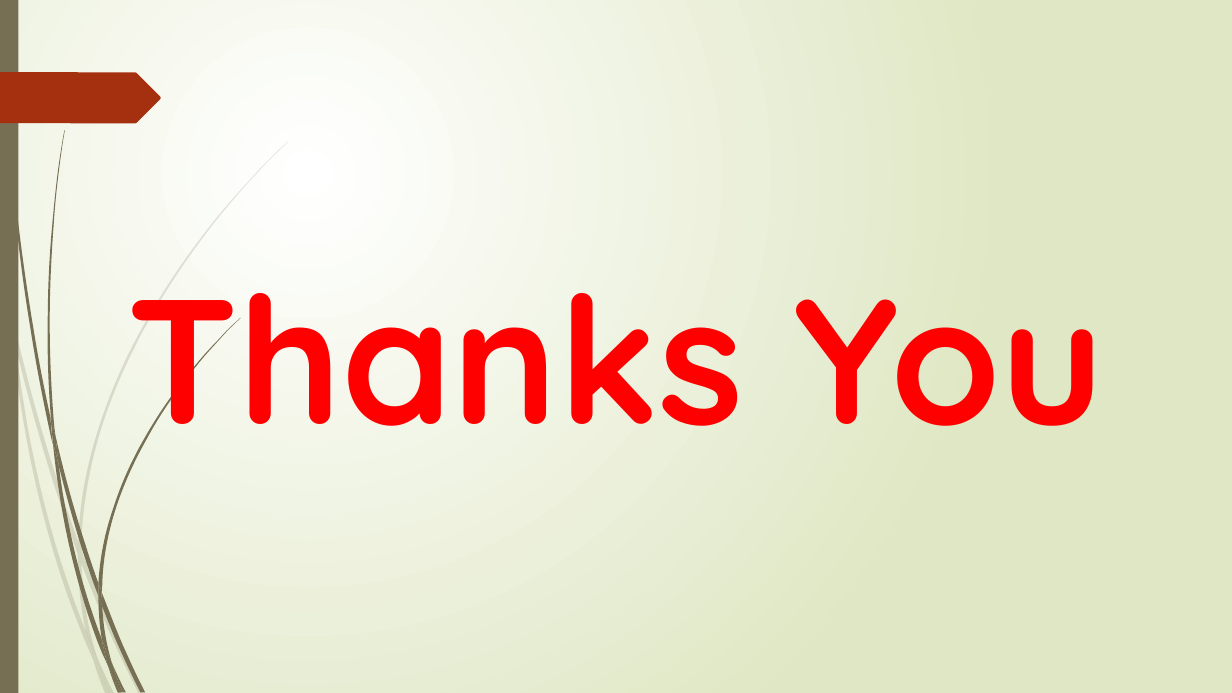
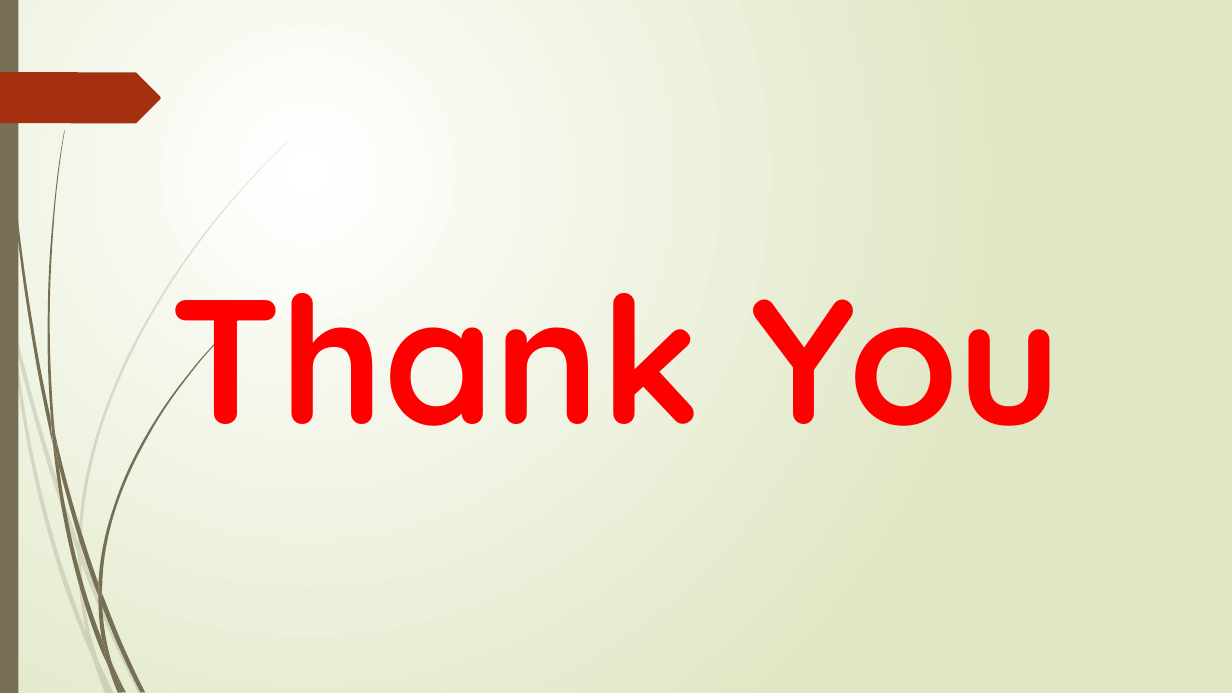
Before and after one commit to shantu03/trial, a slide deck: slide 8 of MINI Project PPT.pptx (slide 7 before the commit). Drawn at 1232x693 pixels with LibreOffice and Linux fonts; fonts in the diff are those of the drawing. Boxes give left, top, right and bottom in pixels: in the first picture for what was removed or moved away, otherwise in the second. Text is boxed around its words. In the diff, an @@ line names an element or a change of style, - is before the commit and + after.

```diff
--- a/MINI Project PPT.pptx
+++ b/MINI Project PPT.pptx
@@ text at [170, 293, 1062, 426]: text changed @@
-Thanks You
+Thank You
```
Also in this commit, not shown: 3 other slides changed, 2 slides added, 1 slide removed, 2 other files.
